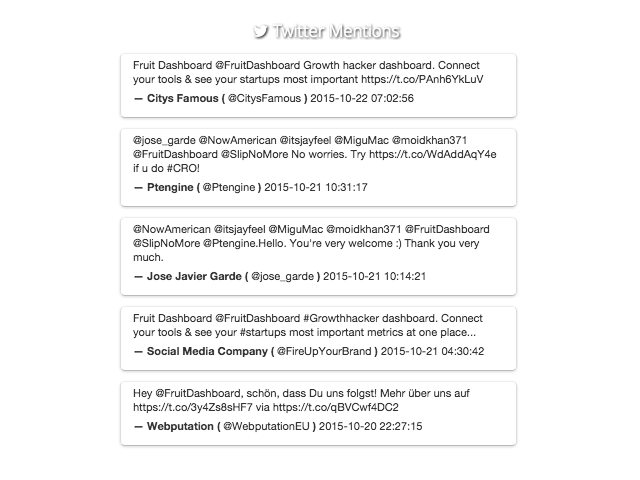
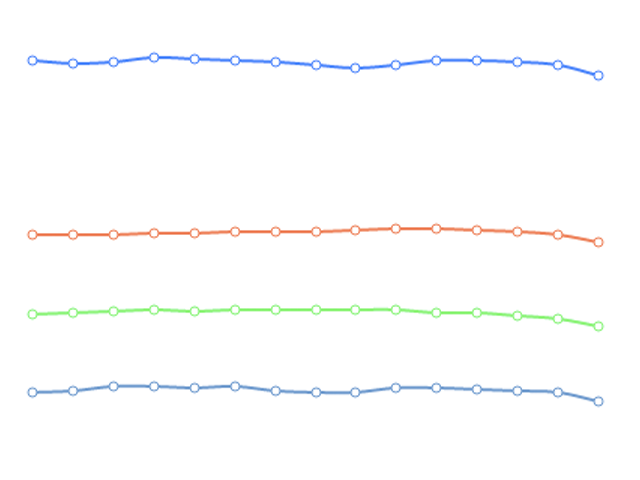
Two versions of the same layered image (640 x 480). Layer-by-layer changes:
added layer "multiline" above "twitter mentions" over [26, 23, 605, 449]
hid "twitter mentions" over [102, 23, 538, 449]
